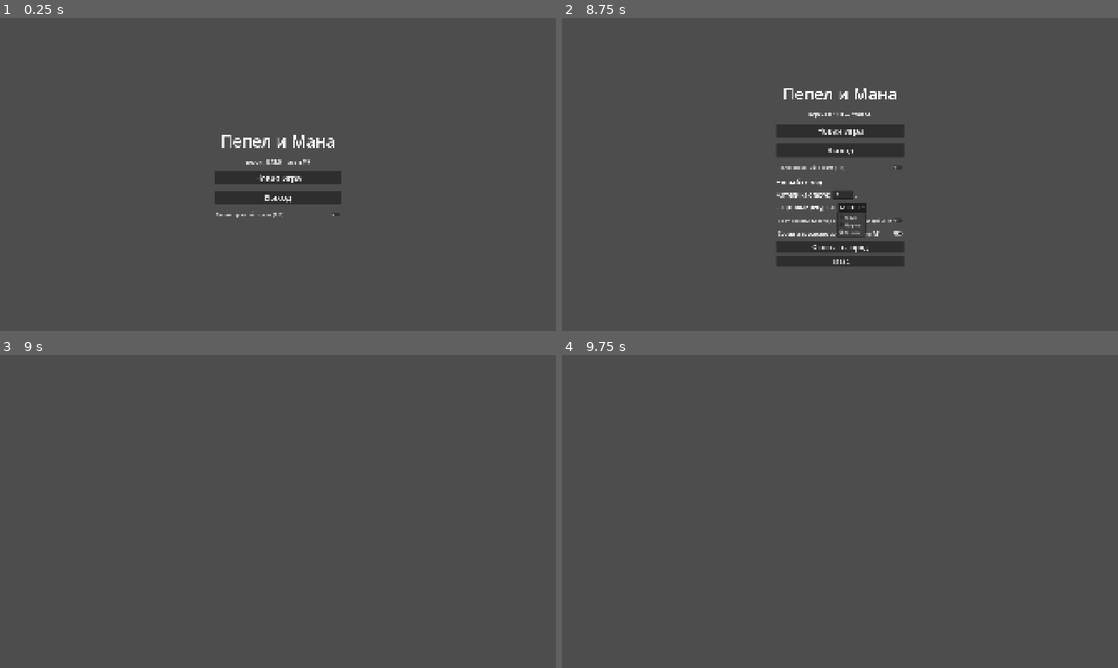
Above: before the commit, frames 1-4 (two rows, left to right).
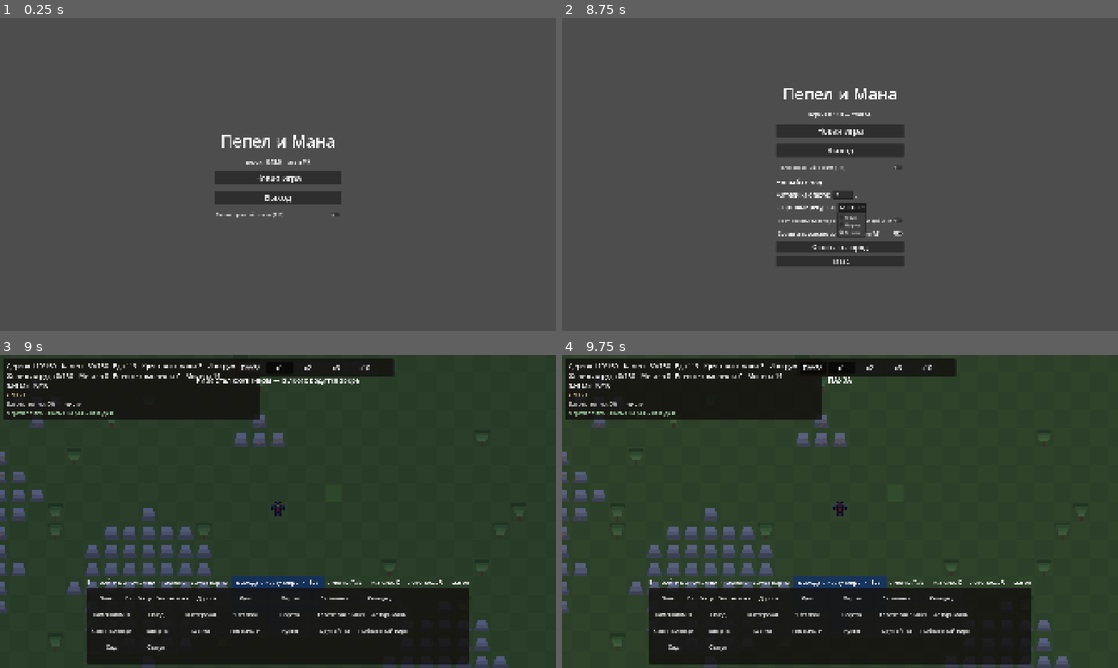
Above: after the commit, the same moments.

Repository: SDVGames-Studio/pepel-i-mana
Game: Godot game, scene res://scenes/main_menu.tscn
Same seed, same stepped clock (60 frames per second), same inputs: the game is played once before the commit and once after it.
Inputs (mouse positions are in pixels of both pictures, inside the frame that each line leads up to):
- Up to frame 1 (0.25 s): no input
- Up to frame 2 (8.75 s): click "Новая игра" at 0.5 s; click "Новая игра" at 1.25 s; click "Полноэкранный режим (F11)" at 2 s; tap Enter at 2.75 s; move the mouse to (962, 158) at 2.77 s; hold D (move_right) 2.78-3.5 s; tap Space (dash) at 2.85, 3.5 s; click (962, 158) at 2.92 s; drag from (728, 190) to (812, 237) at 3.52 s; click "Полноэкранный режим (F11)" at 4.25 s; click "Норма" at 5 s; click "Тест-режим: много ресурсов, р…" at 5.75 s; click "Мало" at 6.5 s; click "Ссоры и воровство среди жител…" at 7.25 s; click "Много" at 8 s
- Up to frame 3 (9 s): click "Основать город" at 8.75 s
- Up to frame 4 (9.75 s): click (812, 367) at 9.5 s, where only the run after the commit has a clickable "ПАУЗА"

Frames 1-2 are identical in both runs. In frame 3, 98% of the frame differs, in the area x 0-100%, y 0-100%; in frame 4, 98%.
Error before the commit: Parse Error: Cannot infer the type of "cx" variable because the value doesn't have a set type. (res://scripts/city_terrain.gd:28)

Commit message:
Фикс серого экрана: city_terrain.gd не компилировался (var cx := от нетипизированного map — явные float); тест компиляции усилен can_instantiate (load() возвращает не-null и при parse-ошибке); смоук всех 4 сцен чистый

Diff:
--- a/scripts/city_terrain.gd
+++ b/scripts/city_terrain.gd
@@ -25,8 +25,8 @@
 			var tile: int = map.grid[y][x]
 			var rect := Rect2(x * map.ts, y * map.ts, map.ts, map.ts)
 			var base := grass if (x + y) % 2 == 0 else grass_alt
-			var cx := x * map.ts + map.ts / 2.0
-			var cy := y * map.ts + map.ts / 2.0
+			var cx: float = x * float(map.ts) + float(map.ts) / 2.0
+			var cy: float = y * float(map.ts) + float(map.ts) / 2.0
 			match tile:
 				map.TILE_GRASS:
 					draw_rect(rect, base)
--- a/tests/run_all.gd
+++ b/tests/run_all.gd
@@ -2904,7 +2904,7 @@
 			"res://scripts/city_terrain.gd", "res://scripts/world_view.gd",
 			"res://scripts/pause_overlay.gd", "res://scripts/game.gd", "res://scripts/main_menu.gd"]:
 		var s: Variant = load(path)
-		_check(s != null, path.get_file() + " компилируется")
+		_check(s != null and (s as Script).can_instantiate(), path.get_file() + " компилируется")
 	# версия этапа
 	_check(String(_read_json("res://data/version.json")["version"]).begins_with("0.13"),
 			"версия проекта 0.13.x (этап M9)")
